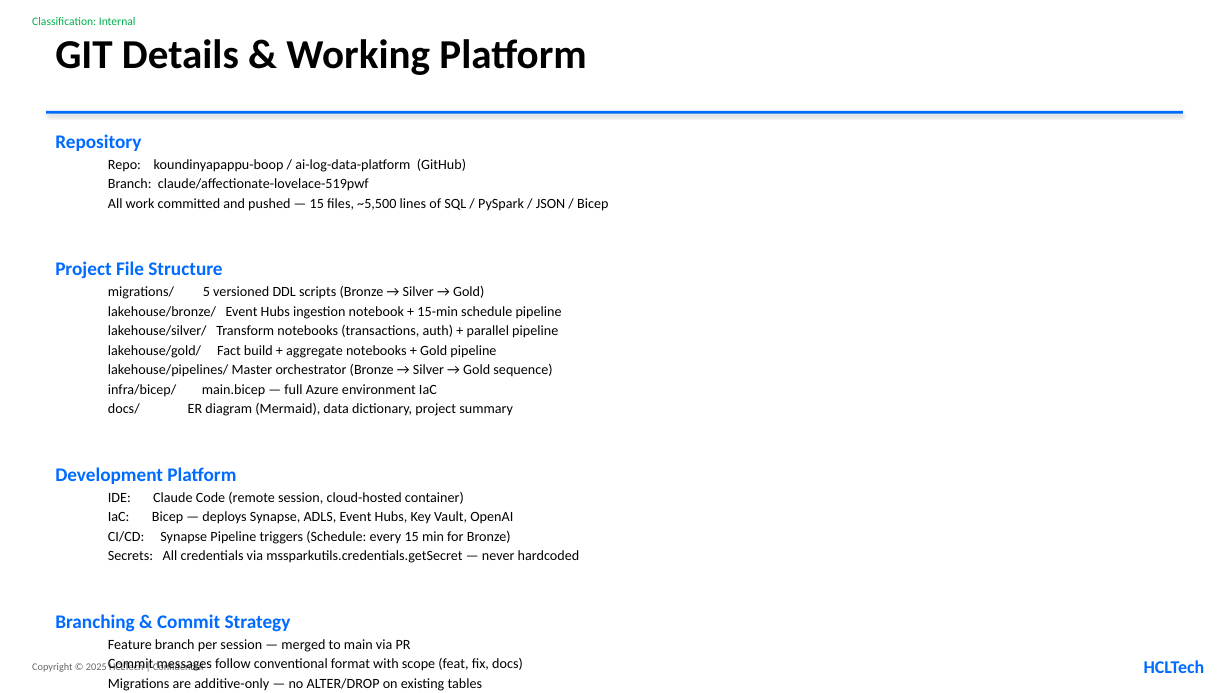
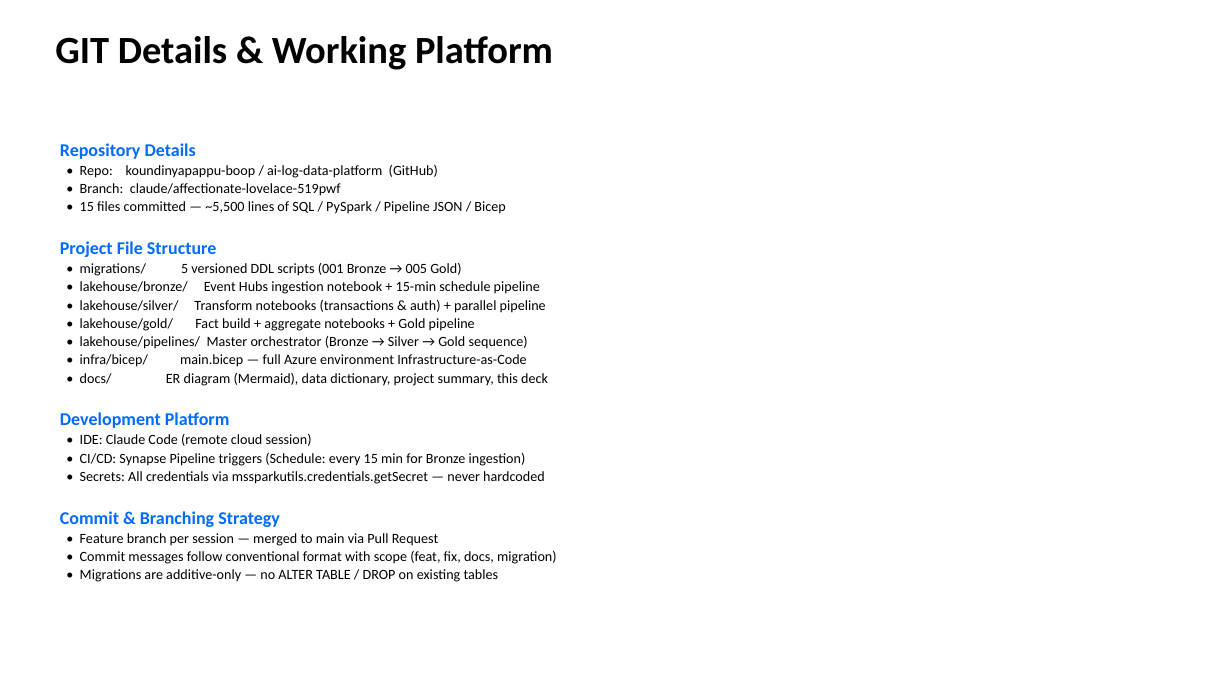
Before and after one commit to koundinyapappu-boop/ai-log-data-platform, a slide deck: slide 4 of docs/AI_Log_Analytics_Platform_HCLTech.pptx. Drawn at 1232x693 pixels with LibreOffice and Linux fonts; fonts in the diff are those of the drawing; background and template pictures are left out. Boxes give left, top, right and bottom in pixels: in the first picture for what was removed or moved away, otherwise in the second. Text is boxed around its words. In the diff, an @@ line names an element or a change of style, - is before the commit and + after.

```diff
--- a/docs/AI_Log_Analytics_Platform_HCLTech.pptx
+++ b/docs/AI_Log_Analytics_Platform_HCLTech.pptx
@@ text removed at (32,17,136,25) @@
-Classification: Internal
@@ text "GIT Details & Working Platform" at (55,36,553,70): size 32 to 30 pt @@
@@ rectangle removed at (46,111,1183,114) @@
@@ text "Repository Details": place and size @@
-text "Repository Details" at (55,134,608,691)
+text "Repository Details" at (60,143,557,582)
@@ text at (60,143,505,214): text changed @@
-Repository
-  Repo: koundinyapappu-boop / ai-log-data-platform (GitHub)
-  Branch: claude/affectionate-lovelace-519pwf
-  All work committed and pushed — 15 files, ~5,500 lines of SQL / PySpark / JSON / Bicep
+Repository Details
+• Repo: koundinyapappu-boop / ai-log-data-platform (GitHub)
+• Branch: claude/affectionate-lovelace-519pwf
+• 15 files committed — ~5,500 lines of SQL / PySpark / Pipeline JSON / Bicep
@@ text at (60,241,230,428): size 15 to 14 pt in "Project File Structure", "Development Platform"; less space between paragraphs @@
@@ text at (80,263,548,386): text changed @@
-  migrations/ 5 versioned DDL scripts (Bronze → Silver → Gold)
-  lakehouse/bronze/ Event Hubs ingestion notebook + 15-min schedule pipeline
-  lakehouse/silver/ Transform notebooks (transactions, auth) + parallel pipeline
-  lakehouse/gold/ Fact build + aggregate notebooks + Gold pipeline
-  lakehouse/pipelines/ Master orchestrator (Bronze → Silver → Gold sequence)
-  infra/bicep/ main.bicep — full Azure environment IaC
-  docs/ ER diagram (Mermaid), data dictionary, project summary
+• migrations/ 5 versioned DDL scripts (001 Bronze → 005 Gold)
+• lakehouse/bronze/ Event Hubs ingestion notebook + 15-min schedule pipeline
+• lakehouse/silver/ Transform notebooks (transactions & auth) + parallel pipeline
+• lakehouse/gold/ Fact build + aggregate notebooks + Gold pipeline
+• lakehouse/pipelines/ Master orchestrator (Bronze → Silver → Gold sequence)
+• infra/bicep/ main.bicep — full Azure environment Infrastructure-as-Code
+• docs/ ER diagram (Mermaid), data dictionary, project summary, this deck
@@ text at (60,434,557,582): text changed @@
-  IDE: Claude Code (remote session, cloud-hosted container)
-  IaC: Bicep — deploys Synapse, ADLS, Event Hubs, Key Vault, OpenAI
-  CI/CD: Synapse Pipeline triggers (Schedule: every 15 min for Bronze)
-  Secrets: All credentials via mssparkutils.credentials.getSecret — never hardcoded
-Branching & Commit Strategy
-  Feature branch per session — merged to main via PR
-  Commit messages follow conventional format with scope (feat, fix, docs)
-  Migrations are additive-only — no ALTER/DROP on existing tables
+• IDE: Claude Code (remote cloud session)
+• CI/CD: Synapse Pipeline triggers (Schedule: every 15 min for Bronze ingestion)
+• Secrets: All credentials via mssparkutils.credentials.getSecret — never hardcoded
+Commit & Branching Strategy
+• Feature branch per session — merged to main via Pull Request
+• Commit messages follow conventional format with scope (feat, fix, docs, migration)
+• Migrations are additive-only — no ALTER TABLE / DROP on existing tables
@@ text removed at (32,662,204,672) @@
-Copyright © 2025 HCLTech | Confidential
@@ text removed at (1144,660,1205,673) @@
-HCLTech
```
Also in this commit, not shown: 6 other slides changed, 1 slide added, 1 slide removed.
